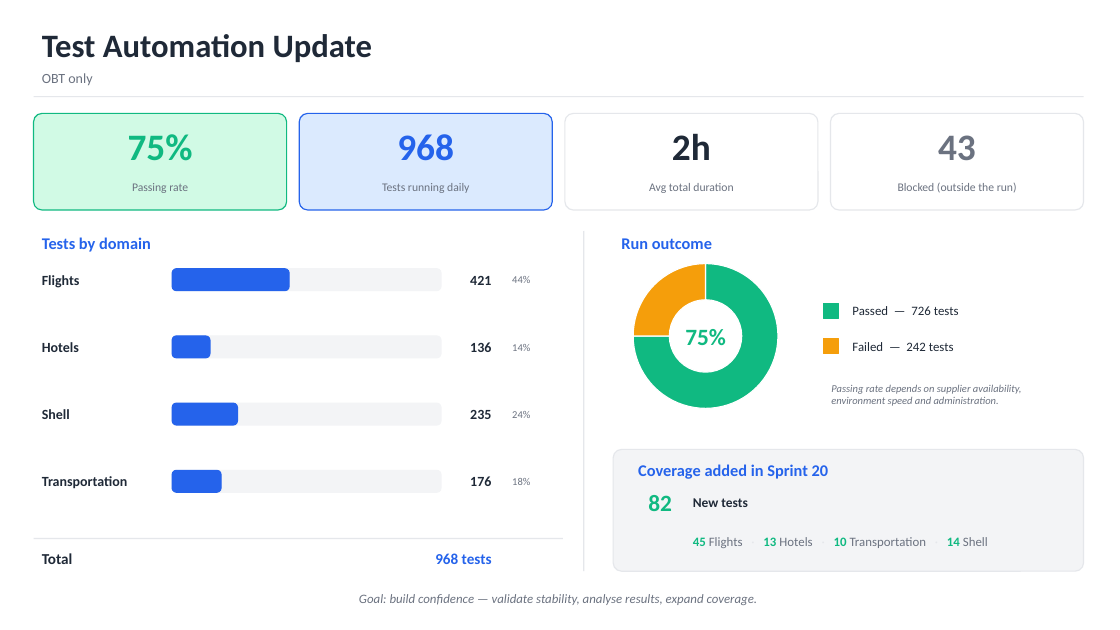
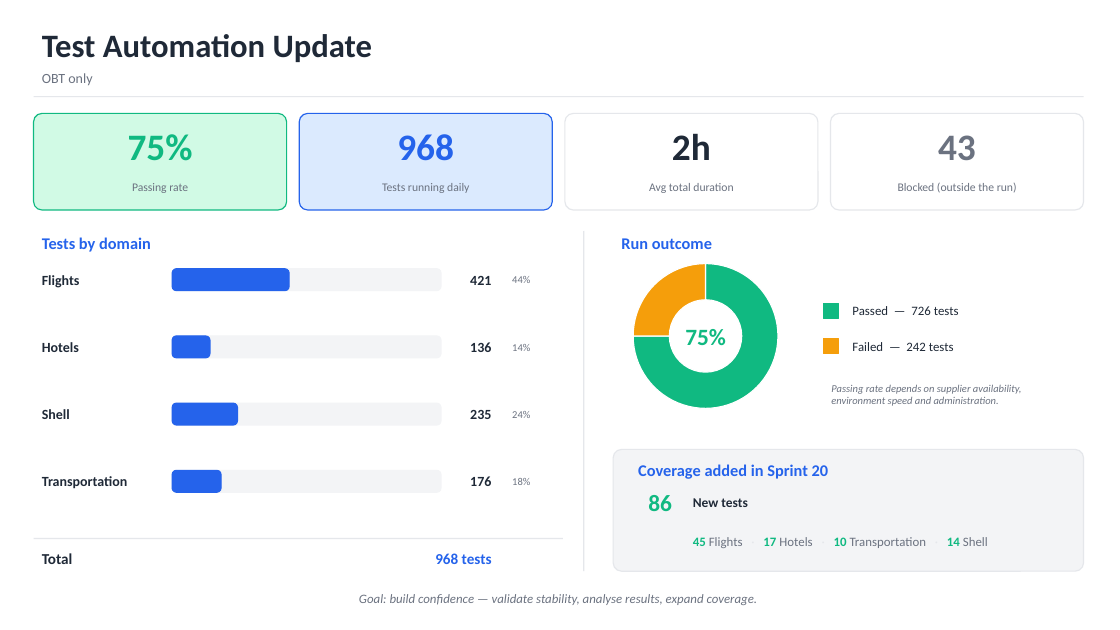
Before and after one commit to atriis/Atriis.TempRepo, a slide deck: slide 1 of docs/Test-Automation-Update.pptx. Drawn at 1120x630 pixels with LibreOffice and Linux fonts; fonts in the diff are those of the drawing. Boxes give left, top, right and bottom in pixels: in the first picture for what was removed or moved away, otherwise in the second. Text is boxed around its words. In the diff, an @@ line names an element or a change of style, - is before the commit and + after.

```diff
--- a/docs/Test-Automation-Update.pptx
+++ b/docs/Test-Automation-Update.pptx
@@ text at bbox=[648, 495, 672, 511]: text changed @@
-82
+86
@@ text at bbox=[693, 537, 988, 548]: text changed @@
-45 Flights · 13 Hotels · 10 Transportation · 14 Shell
+45 Flights · 17 Hotels · 10 Transportation · 14 Shell
```
Also in this commit, not shown: 1 other file.
